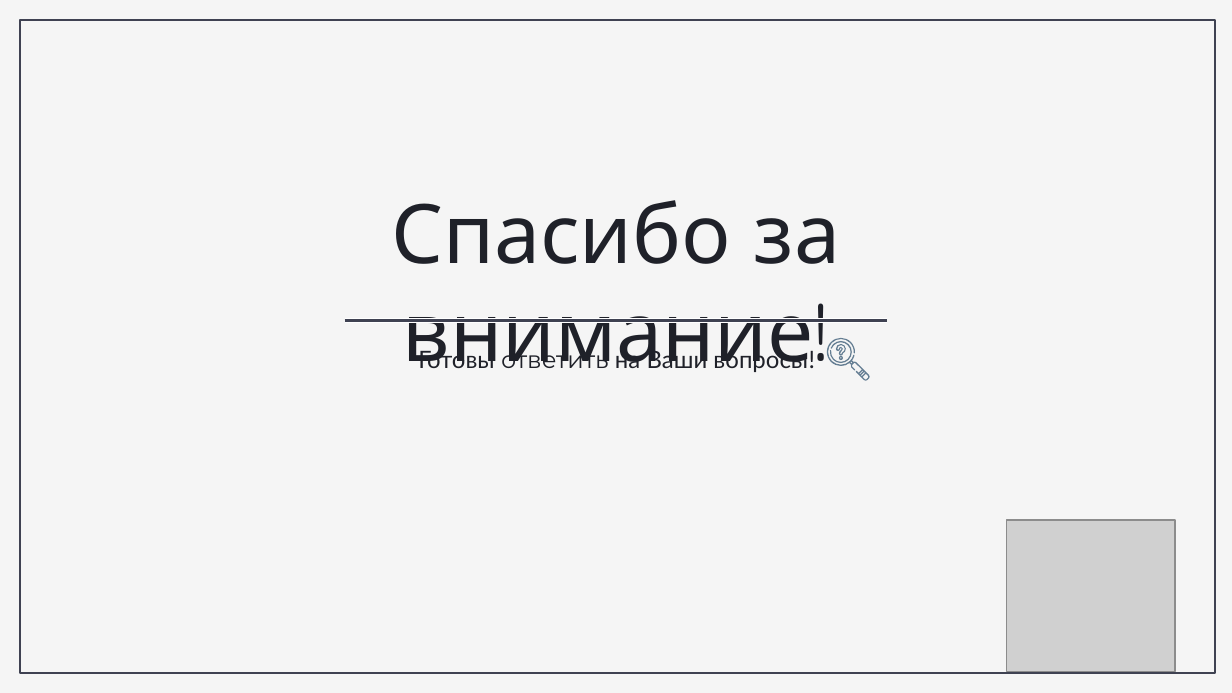
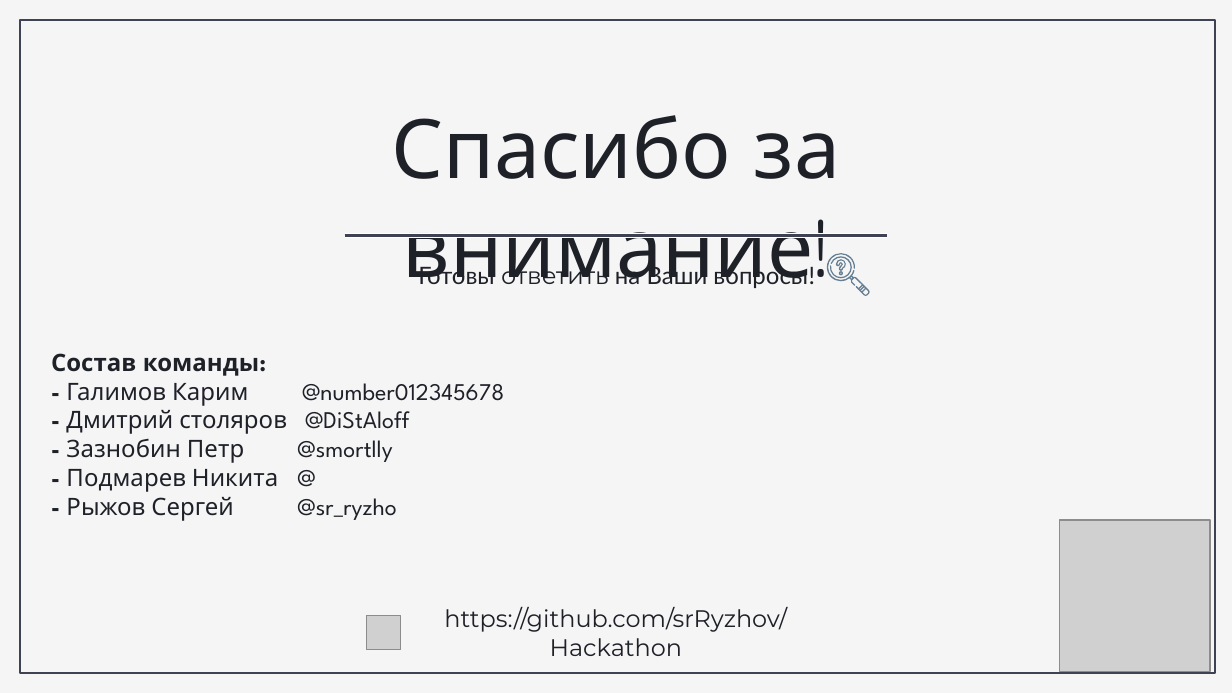
Before and after one commit to ryzhovsr/Hackathon, a slide deck: slide 9 of Снегири. Презентация.pptx (slide 2 before the commit). Drawn at 1232x693 pixels with LibreOffice and Linux fonts; fonts in the diff are those of the drawing; grey boxes stand for pictures; background and template pictures are left out. Boxes give left, top, right and bottom in pixels: in the first picture for what was removed or moved away, otherwise in the second. Text is boxed around its words. In the diff, an @@ line names an element or a change of style, - is before the commit and + after.

```diff
--- a/Снегири. Презентация.pptx
+++ b/Снегири. Презентация.pptx
@@ 4 freeform shapes, 2 lines, 1 title, 1 text: place and size @@
-4 freeform shapes, 2 lines, 1 title, 1 text at [345,200,887,381]
+4 freeform shapes, 2 lines, 1 title, 1 text at [345,115,887,297]
@@ text added at [51,353,504,521], 14 pt, text #1F2129 @@
+Состав команды:
+- Галимов Карим @number012345678
+- Дмитрий столяров @DiStAloff
+- Зазнобин Петр @smortlly
+- Подмарев Никита @
+- Рыжов Сергей @sr_ryzho
@@ picture: place and size @@
-picture at [1007,520,1175,671]
+picture at [1060,520,1210,671]
@@ picture added at [366,616,400,650] @@
@@ text added at [444,607,787,656], 14 pt, text #1F2129 @@
+https://github.com/srRyzhov/Hackathon
```
Also in this commit, not shown: 1 other slide changed, 7 slides added, 1 other file.
